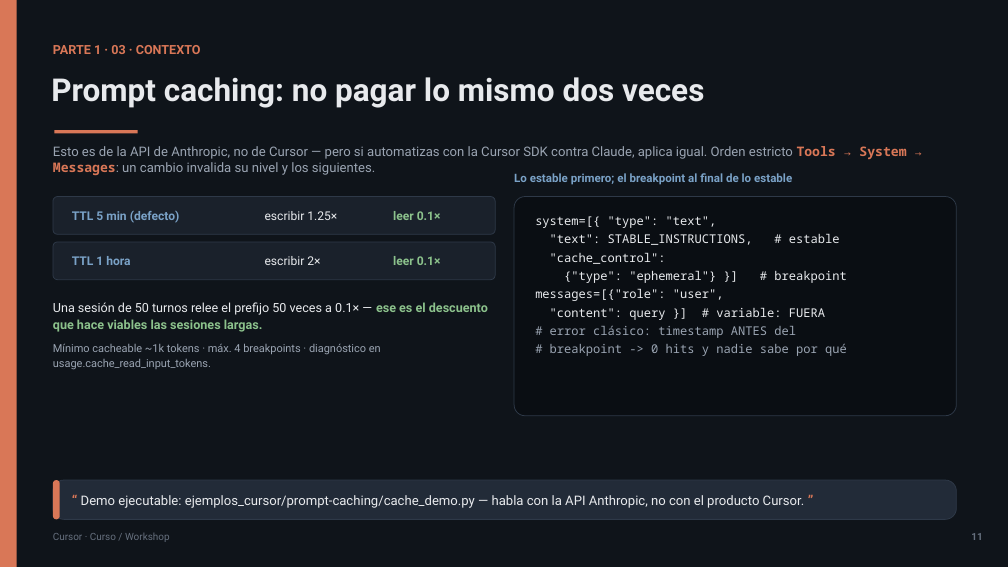
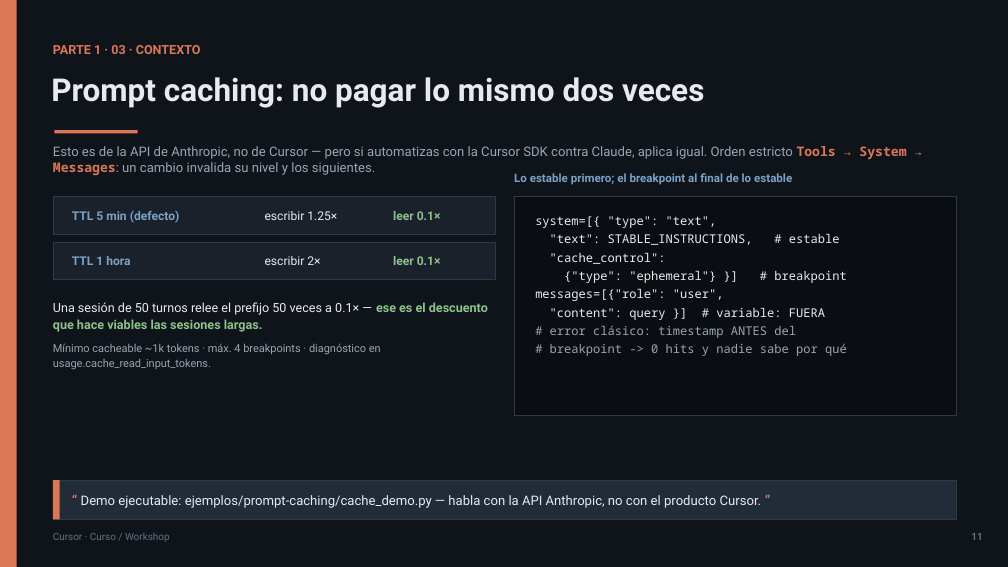
Before and after one commit to olonok69/cursor_code_ml_engineer, a slide deck: slide 11 of presentacion/Cursor_Presentacion.pptx. Drawn at 1008x567 pixels with LibreOffice and Linux fonts; fonts in the diff are those of the drawing. Boxes give left, top, right and bottom in pixels: in the first picture for what was removed or moved away, otherwise in the second. Text is boxed around its words. In the diff, an @@ line names an element or a change of style, - is before the commit and + after.

```diff
--- a/presentacion/Cursor_Presentacion.pptx
+++ b/presentacion/Cursor_Presentacion.pptx
@@ rounded rectangle to rectangle in 4 elements at (x1=53, y1=197, x2=495, y2=234), (x1=53, y1=242, x2=495, y2=280), (x1=514, y1=197, x2=957, y2=416), (x1=53, y1=480, x2=957, y2=520) @@
@@ text at (x1=81, y1=495, x2=762, y2=508): text changed @@
-“ Demo ejecutable: ejemplos_cursor/prompt-caching/cache_demo.py — habla con la API Anthropic, no con el producto Cursor. ”
+“ Demo ejecutable: ejemplos/prompt-caching/cache_demo.py — habla con la API Anthropic, no con el producto Cursor. ”
```
Also in this commit, not shown: 35 other slides changed, 8 other files.
